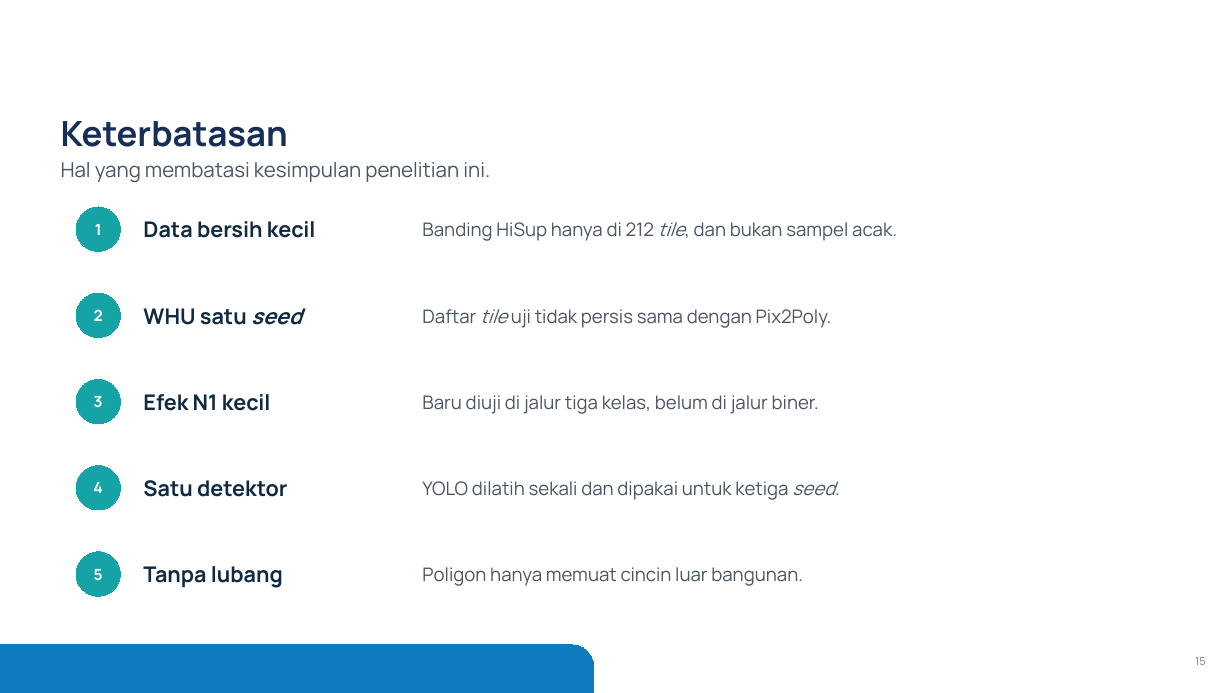
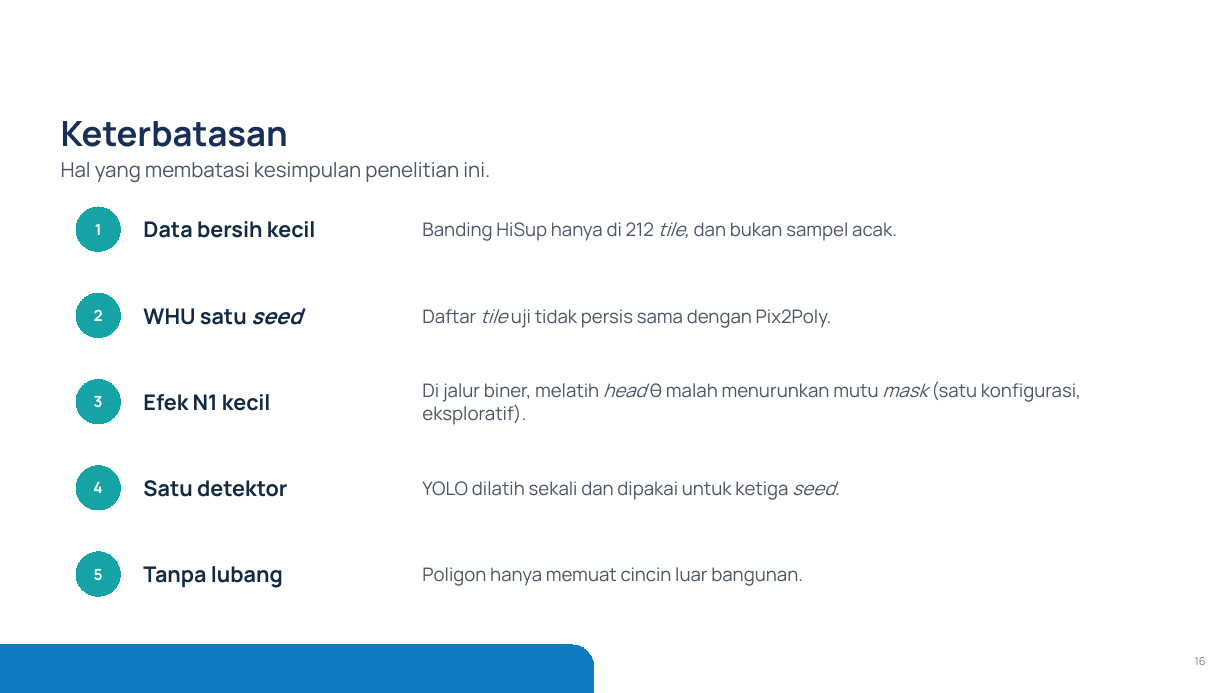
Before and after one commit to mahathirmuh/building-footprint-extraction, a slide deck: slide 16 of slides/densepoly.pptx (slide 15 before the commit). Drawn at 1232x693 pixels with LibreOffice and Linux fonts; fonts in the diff are those of the drawing; background and template pictures are left out. Boxes give left, top, right and bottom in pixels: in the first picture for what was removed or moved away, otherwise in the second. Text is boxed around its words. In the diff, an @@ line names an element or a change of style, - is before the commit and + after.

Commit message:
Report the B3θ result in the paper and the slides as an exploratory finding
New table binary_theta (B3m → B3θ′ → B3θ, dense stratum) and its number macros come from the
n1_binary record; the ablation and cost tables gain the two rows. The text says that the rule
is not met, that guidance by the head θ still helps, and that training with the head lowers the
mask quality of the binary model. The claims N1-N3 and the FULL final are unchanged.
The deck has one more slide (19).

```diff
--- a/slides/densepoly.pptx
+++ b/slides/densepoly.pptx
@@ text at [422,381,1081,425]: text changed @@
-Baru diuji di jalur tiga kelas, belum di jalur biner.
+Di jalur biner, melatih head θ malah menurunkan mutu mask (satu konfigurasi, eksploratif).
@@ page number at [1195,657,1206,665]: text changed @@
-15
+16
```
Also in this commit, not shown: 1 other slide changed, 1 slide added, 11 other files.
